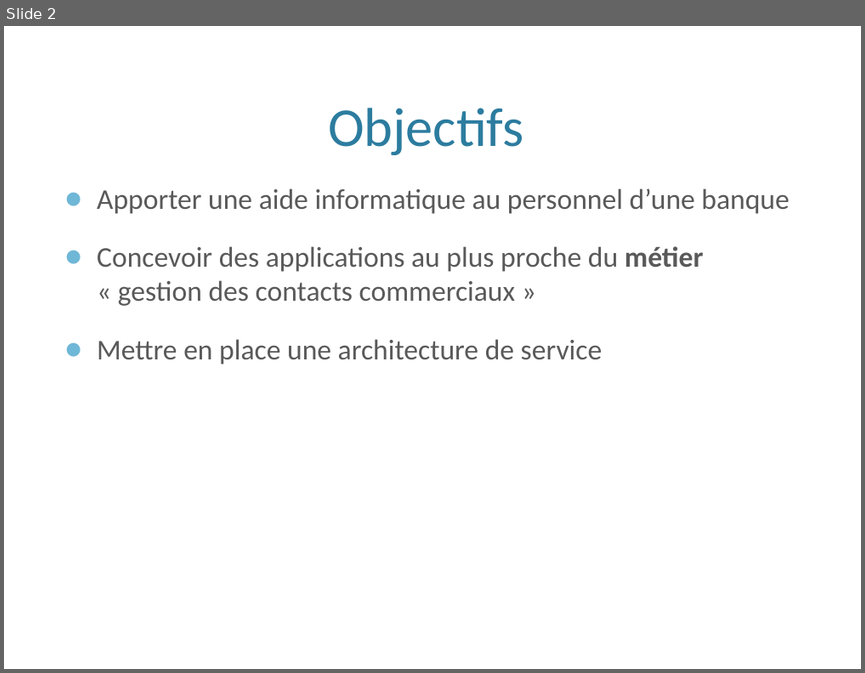
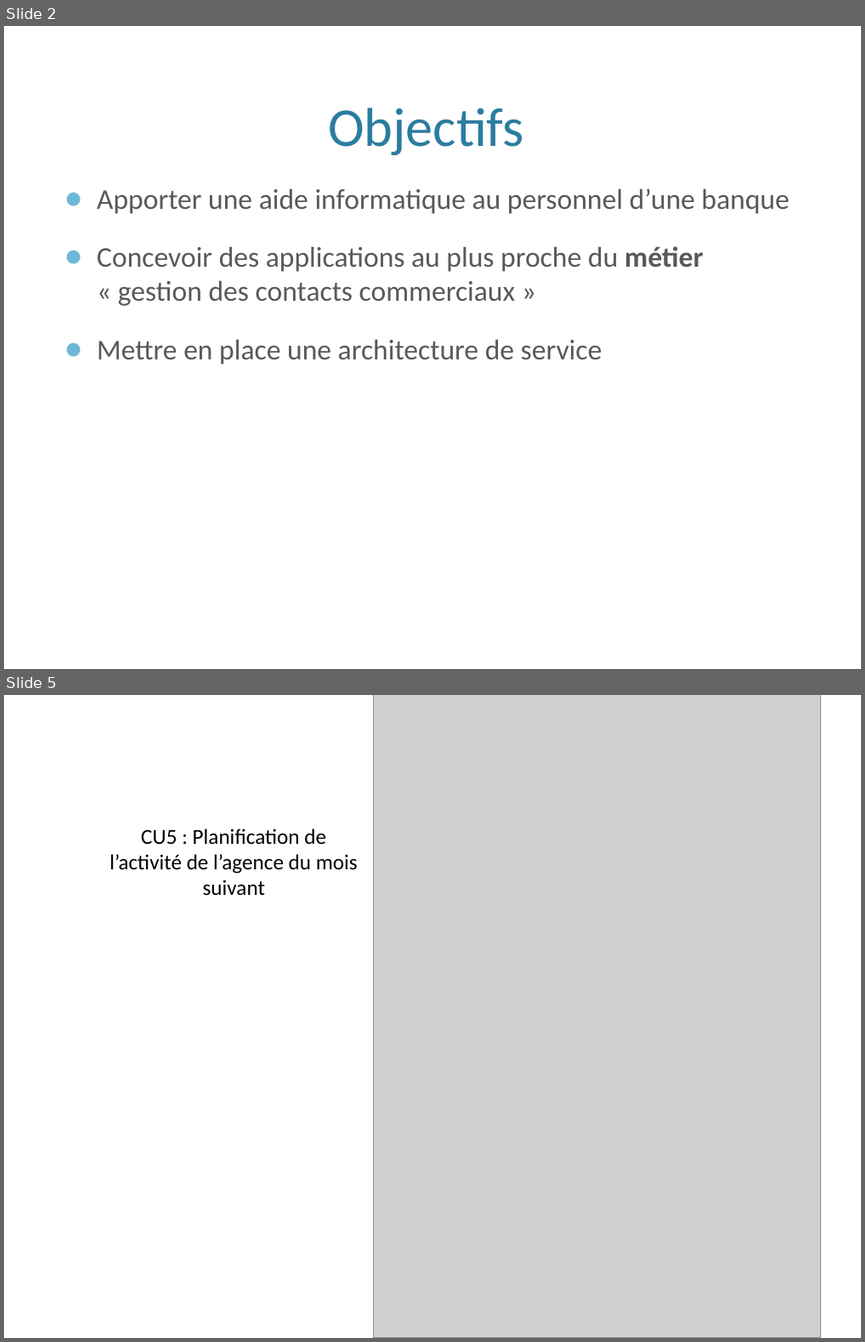
Before and after one commit to hexanome/soa, a slide deck: presentationSISOA.pptx. Shown one above the other, each under a label of ours: slide 2 before the commit, slides 2 and 5 after it; the slides between them are not shown. The pictures are 865x673 and 865x1342 pixels, drawn with LibreOffice and Linux fonts; fonts in the diff are those of the drawing; grey boxes stand for pictures; background and template pictures are left out. Boxes give left, top, right and bottom in pixels: in the first picture for what was removed or moved away, otherwise in the second. Text is boxed around its words. In the diff, an @@ line names an element or a change of style, - is before the commit and + after.

```diff
--- a/presentationSISOA.pptx
+++ b/presentationSISOA.pptx
@@ slide 5 added at [4,695,861,1338], background picture (left out) @@
@@ picture added at [374,695,821,1338] @@
@@ text added at [109,828,358,896], 18 pt, text #000000 @@
+CU5 : Planification de l’activité de l’agence du mois suivant
```
Also in this commit, not shown: 8 other slides added.
